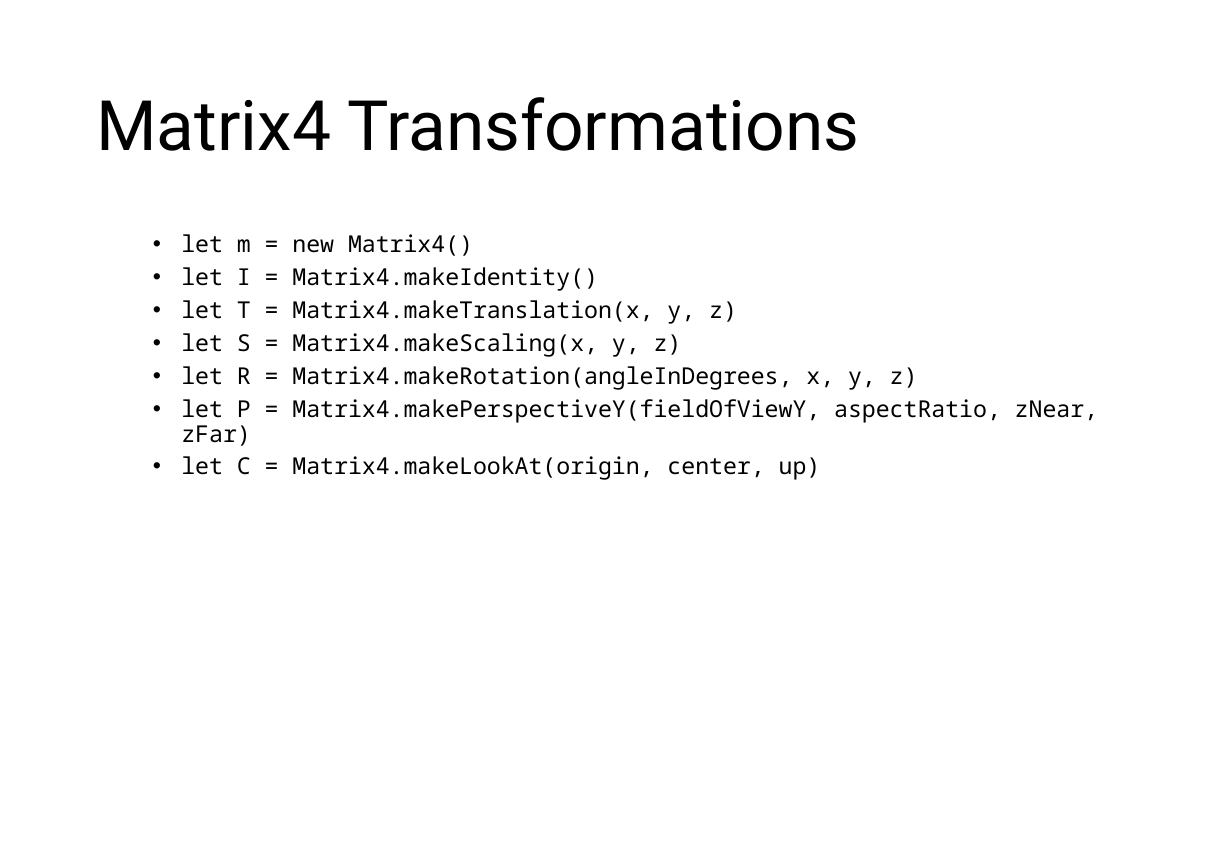
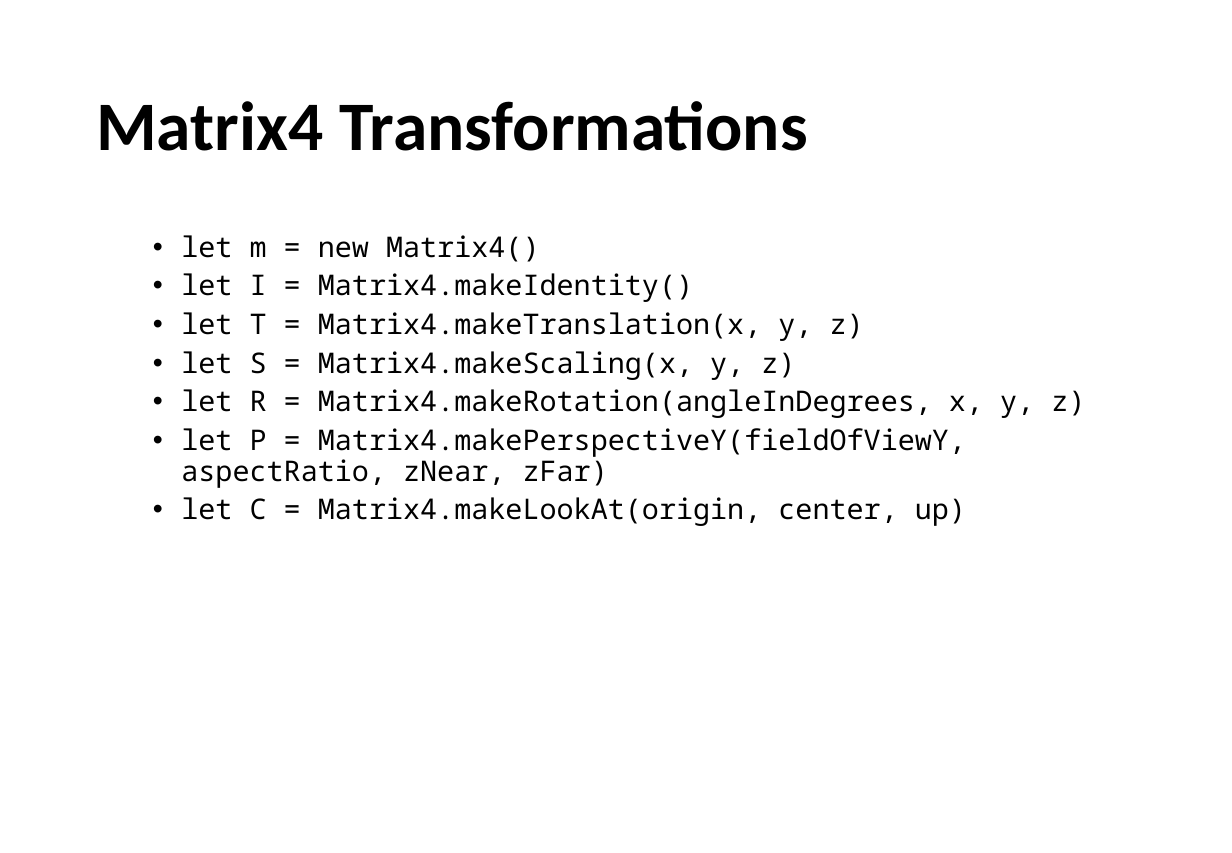
Before and after one commit to RahidZaman/cs481681-cgr, a slide deck: slide 14 of slides/class02-graphics-libxor.pptx. Drawn at 1232x853 pixels with LibreOffice and Linux fonts; fonts in the diff are those of the drawing; background and template pictures are left out. Boxes give left, top, right and bottom in pixels: in the first picture for what was removed or moved away, otherwise in the second. Text is boxed around its words. In the diff, an @@ line names an element or a change of style, - is before the commit and + after.

```diff
--- a/slides/class02-graphics-libxor.pptx
+++ b/slides/class02-graphics-libxor.pptx
@@ title "Matrix4 Transformations" at [96, 101, 808, 151]: font Roboto to Calibri, bold on @@
@@ text "let m = new Matrix4()" at [181, 235, 1085, 526]: size 14.6 to 18 pt @@
```
Also in this commit, not shown: 16 other slides changed, 2 slides added, 1 slide removed, 16 other files.
